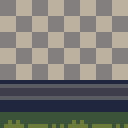
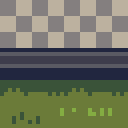
Layered file, before and after one edit (128x128). Changes by layer:
painted on "herbe" over 0, 80, 128, 128
painted on "Arrière-plan" over 0, 48, 128, 112
